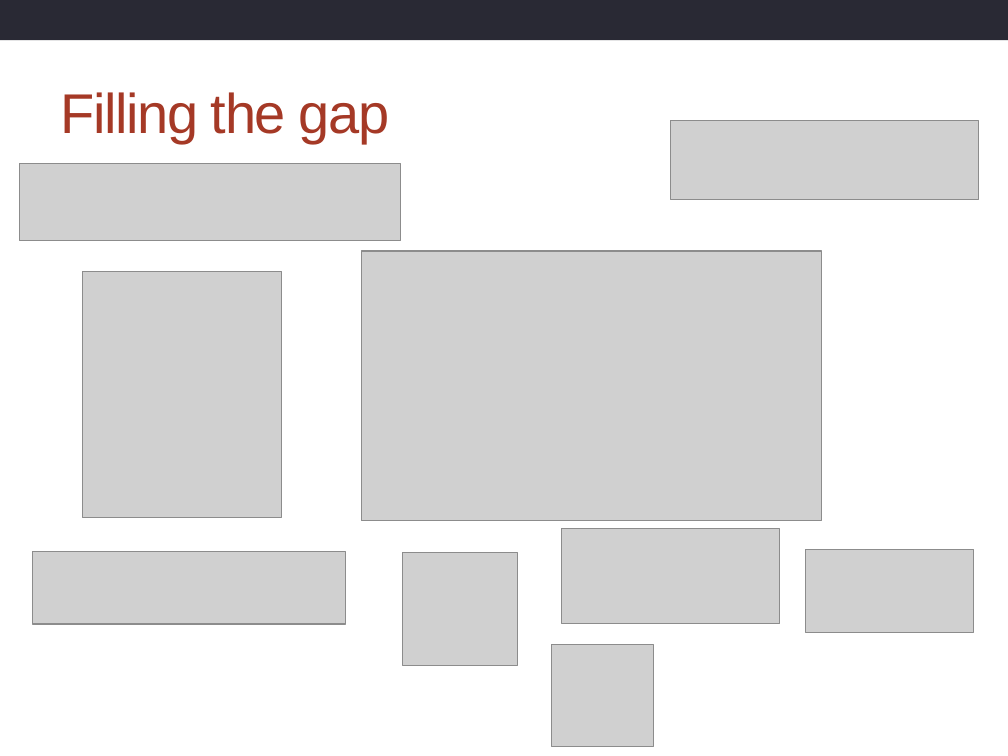
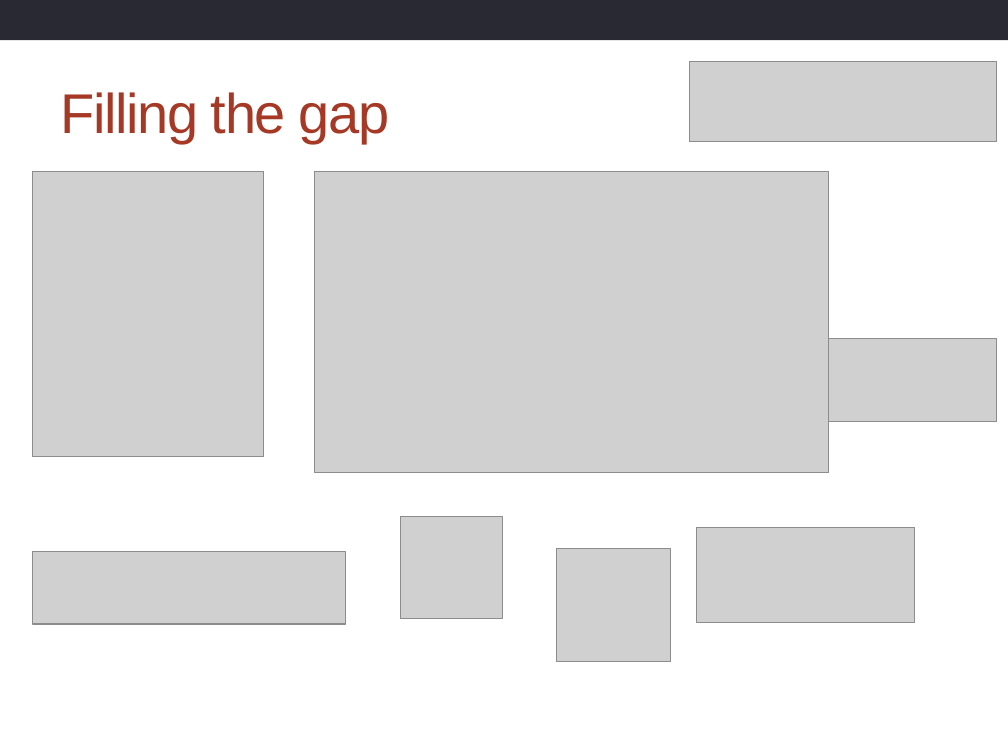
Before and after one commit to hpcarcher/2014-09-16-imperial, a slide deck: slide 11 of archer/Introduction.pptx (slide 8 before the commit). Drawn at 1008x756 pixels with LibreOffice and Linux fonts; fonts in the diff are those of the drawing; grey boxes stand for pictures; background and template pictures are left out. Boxes give left, top, right and bottom in pixels: in the first picture for what was removed or moved away, otherwise in the second. Text is boxed around its words. In the diff, an @@ line names an element or a change of style, - is before the commit and + after.

```diff
--- a/archer/Introduction.pptx
+++ b/archer/Introduction.pptx
@@ picture: place and size @@
-picture at [670, 121, 978, 201]
+picture at [689, 61, 997, 141]
@@ picture removed at [19, 163, 401, 240] @@
@@ picture: place and size @@
-picture at [83, 271, 282, 517]
+picture at [32, 171, 264, 457]
@@ picture: place and size @@
-picture at [361, 251, 822, 521]
+picture at [314, 171, 829, 473]
@@ picture: place and size @@
-picture at [805, 549, 974, 632]
+picture at [829, 339, 997, 421]
@@ picture: place and size @@
-picture at [551, 645, 653, 747]
+picture at [400, 517, 502, 619]
@@ picture: place and size @@
-picture at [561, 529, 779, 624]
+picture at [697, 527, 914, 622]
@@ picture: place and size @@
-picture at [403, 552, 517, 665]
+picture at [556, 548, 670, 661]
```
Also in this commit, not shown: 4 other slides changed, 7 slides added, 2 slides removed, 6 other files.
